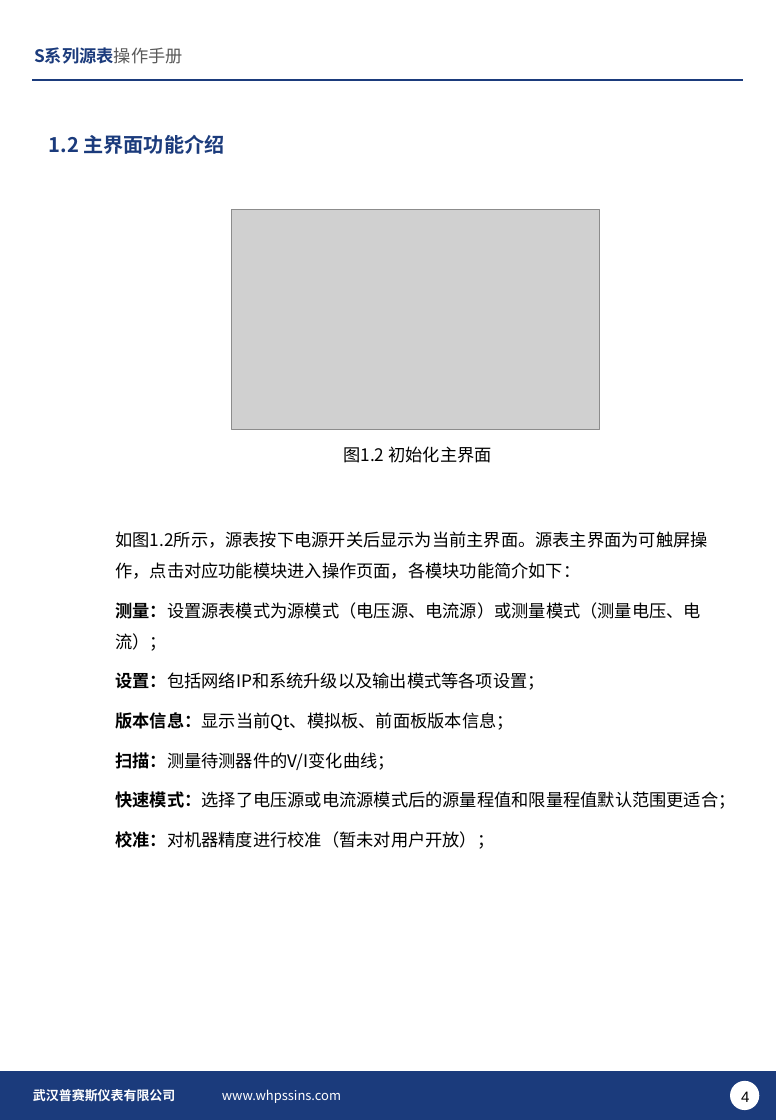
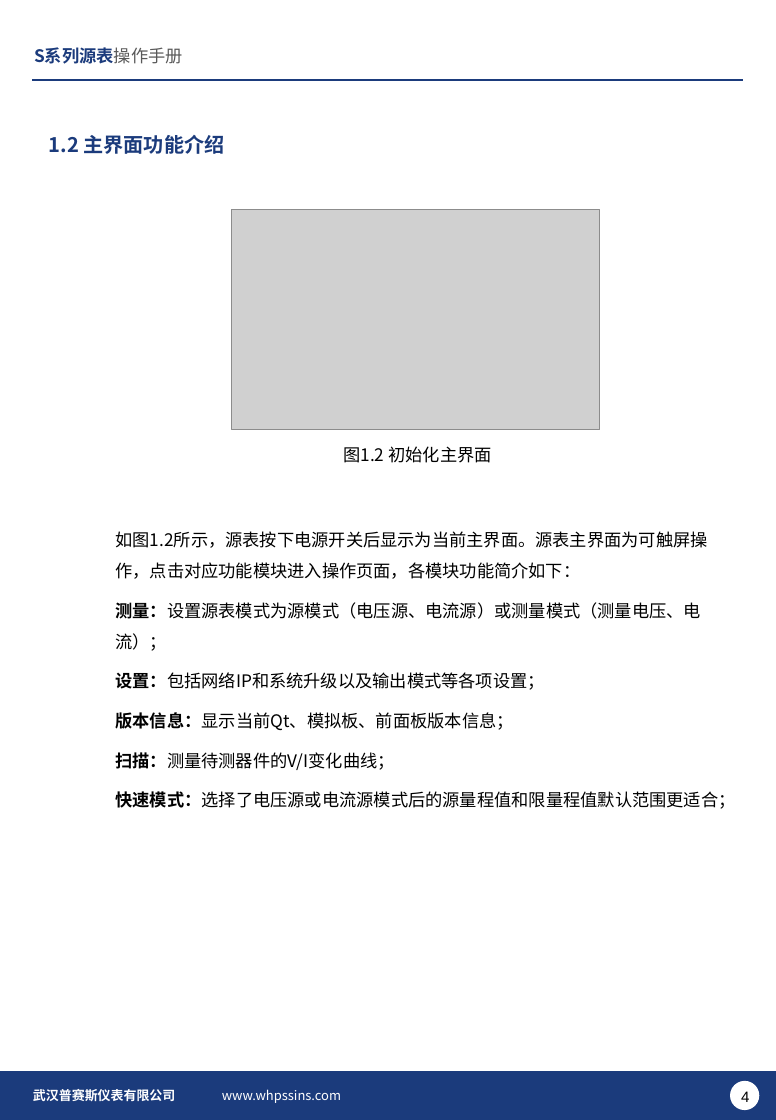
Before and after one commit to PathZW/Pss, a slide deck: slide 4 of S系列源表操作手册v1.0.pptx. Drawn at 776x1120 pixels with LibreOffice and Linux fonts; fonts in the diff are those of the drawing; grey boxes stand for pictures; background and template pictures are left out. Boxes give left, top, right and bottom in pixels: in the first picture for what was removed or moved away, otherwise in the second. Text is boxed around its words. In the diff, an @@ line names an element or a change of style, - is before the commit and + after.

Commit message:
删除对校准功能的描述

```diff
--- a/S系列源表操作手册v1.0.pptx
+++ b/S系列源表操作手册v1.0.pptx
@@ text at (115,831,494,849): paragraph removed @@
-校准：对机器精度进行校准（暂未对用户开放）；
```
